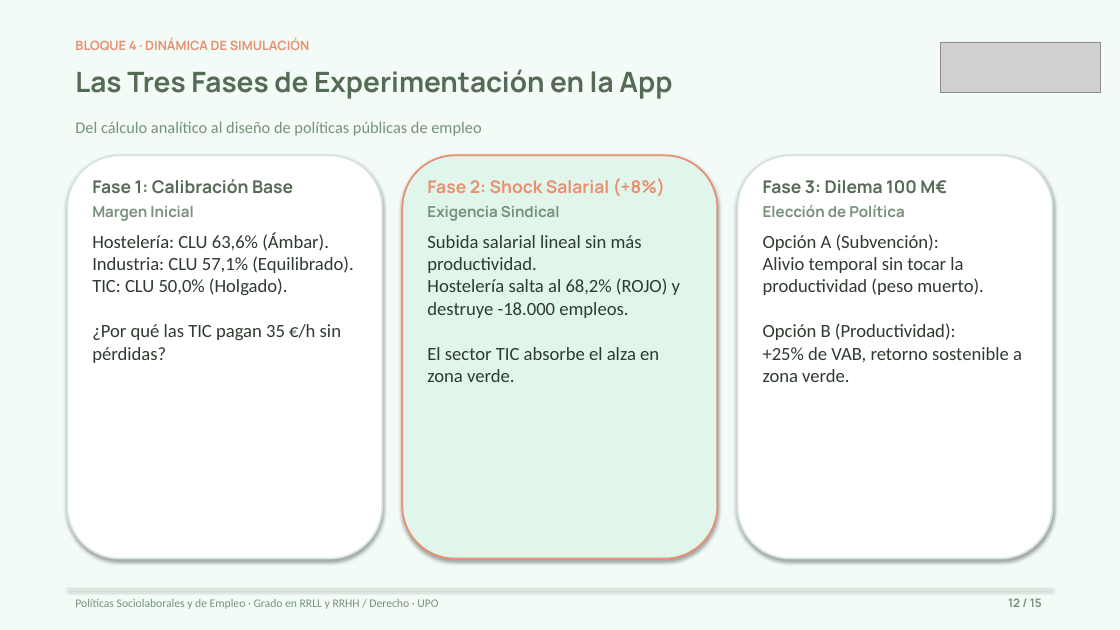
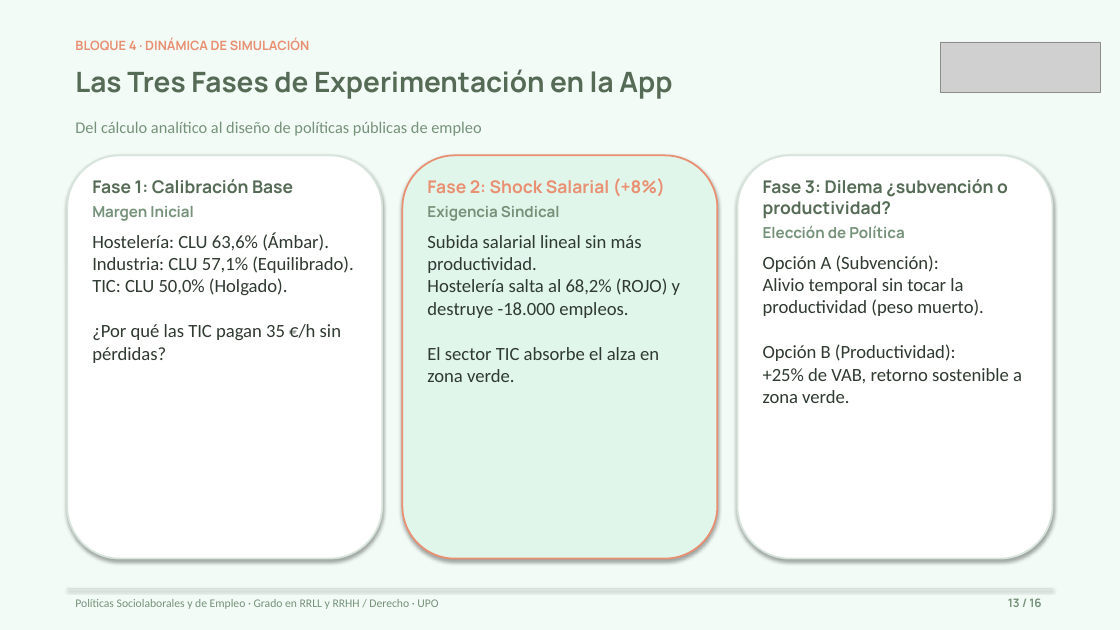
Before and after one commit to mhidper/PSSLL2627, a slide deck: slide 13 of Temas EB/Sesiones EB/Sesion 02/Sesion 02 - PIB, Productividad y Mercado de Trabajo.pptx (slide 12 before the commit). Drawn at 1120x630 pixels with LibreOffice and Linux fonts; fonts in the diff are those of the drawing; grey boxes stand for pictures. Boxes give left, top, right and bottom in pixels: in the first picture for what was removed or moved away, otherwise in the second. Text is boxed around its words. In the diff, an @@ line names an element or a change of style, - is before the commit and + after.

```diff
--- a/Temas EB/Sesiones EB/Sesion 02/Sesion 02 - PIB, Productividad y Mercado de Trabajo.pptx
+++ b/Temas EB/Sesiones EB/Sesion 02/Sesion 02 - PIB, Productividad y Mercado de Trabajo.pptx
@@ text at bbox=[763, 179, 1008, 218]: text changed @@
-Fase 3: Dilema 100 M€
+Fase 3: Dilema ¿subvención o productividad?
@@ text at bbox=[1008, 598, 1041, 607]: text changed @@
-12 / 15
+13 / 16
```
Also in this commit, not shown: 13 other slides changed, 1 slide added, 10 other files.
